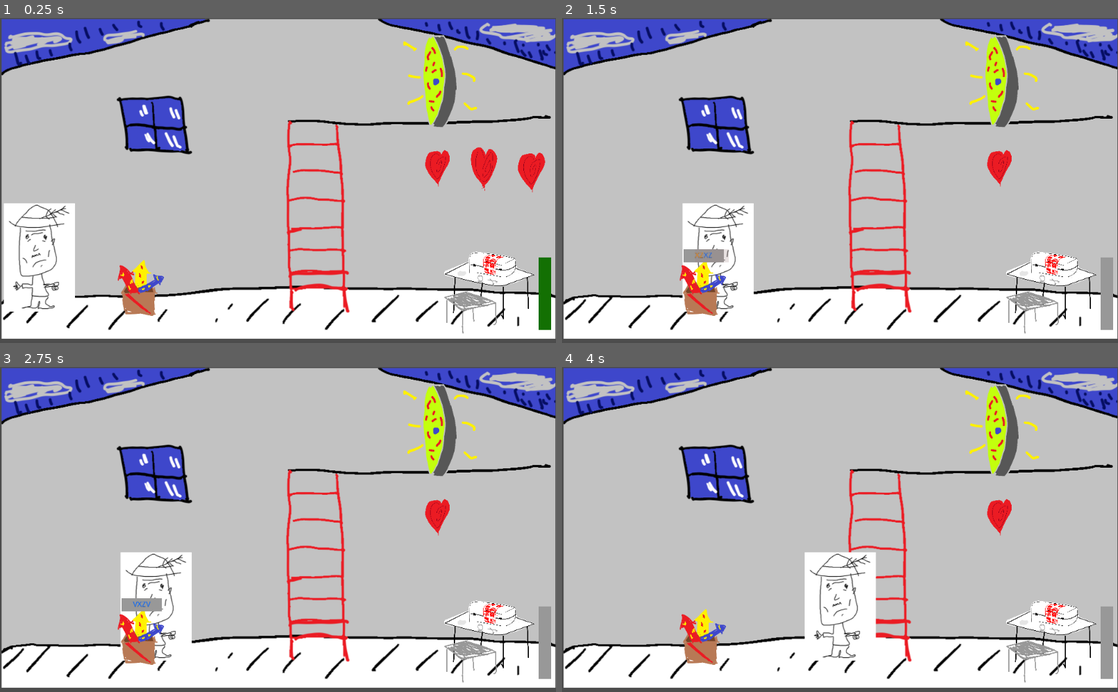
Above: before the commit, frames 1-4 (two rows, left to right).
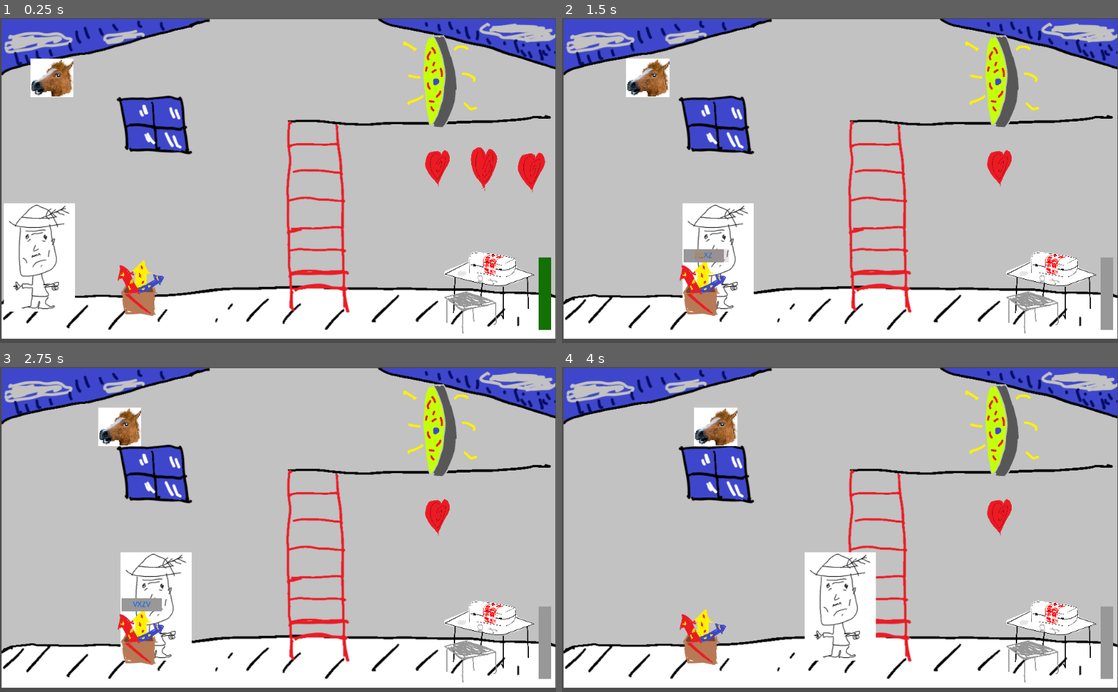
Above: after the commit, the same moments.

Repository: geojax/The-Un-Stable
Game: Godot game, scene res://Player.tscn
Same seed, same stepped clock (60 frames per second), same inputs: the game is played once before the commit and once after it.
Inputs (mouse positions are in pixels of both pictures, inside the frame that each line leads up to):
- Up to frame 1 (0.25 s): no input
- Up to frame 2 (1.5 s): hold Right (right) 0.53-1.25 s; click (739, 255) at 1.27 s; type "12" at 1.35 s
- Up to frame 3 (2.75 s): hold Down (down) from 2.03 s (still down)
- Up to frame 4 (4 s): release Down (down) at 2.78 s; hold Right (right) 2.78-3.53 s; hold Up (up) from 3.53 s (still down)

The runs differ from the first frame. In frame 1, 0.9% of the frame differs, in the area x 5-14%, y 12-25%; in frame 2, 0.9%, in the area x 11-20%, y 12-25%; in frame 3, 0.9%; in frame 4, 0.9%.

Commit message:
more horse

Diff:
--- /dev/null
+++ b/Horses.gd
@@ -0,0 +1,31 @@
+extends Node2D
+
+
+var horseTimer
+var Fireworks
+var horseTime := 5;
+var successes := 0;
+
+func _ready():
+	Fireworks = get_node("../Fireworks")
+	Fireworks.connect("success", self, "_on_Fireworks_succeed")
+	horseTimer = Timer.new()
+	horseTimer.set_wait_time(horseTime)
+	horseTimer.set_one_shot(true)
+	horseTimer.connect("timeout", self, "_no_time")
+	add_child(horseTimer)
+	horseTimer.start()
+	pass
+
+func _on_Fireworks_succeed():
+	#successes ++1
+	horseTimer.start(horseTime)
+	pass
+
+func _no_time():
+	print("fail")
+	pass
+
+func _process(delta):
+	$Sprite.position.x = ((horseTime-horseTimer.time_left)*50) + 100
+	pass
--- a/Player.tscn
+++ b/Player.tscn
@@ -13,6 +13,8 @@
 [ext_resource path="res://Art/Heart2.png" type="Texture" id=11]
 [ext_resource path="res://Art/Heart1.png" type="Texture" id=12]
 [ext_resource path="res://Lives.gd" type="Script" id=13]
+[ext_resource path="res://Horses.gd" type="Script" id=14]
+[ext_resource path="res://Art/HorseHead.png" type="Texture" id=15]
 
 [sub_resource type="SpriteFrames" id=1]
 animations = [ {
@@ -98,12 +100,20 @@
 margin_right = 1126.0
 margin_bottom = 599.0
 rect_rotation = -90.0
-custom_styles/fg = SubResource( 5 )
-custom_styles/bg = SubResource( 6 )
+custom_styles/fg = SubResource( 4 )
+custom_styles/bg = SubResource( 5 )
 percent_visible = false
 __meta__ = {
 "_edit_use_anchors_": false
 }
 
+[node name="Horses" type="Node2D" parent="."]
+script = ExtResource( 14 )
+
+[node name="Sprite" type="Sprite" parent="Horses"]
+position = Vector2( 83.7563, 100.354 )
+scale = Vector2( 0.0652535, 0.0652535 )
+texture = ExtResource( 15 )
+offset = Vector2( -260.958, 150.588 )
 [connection signal="area_entered" from="Farmer" to="Farmer" method="_on_KinematicBody2D2_area_entered"]
 [connection signal="area_exited" from="Farmer" to="Farmer" method="_on_Farmer_area_exited"]
--- a/project.godot
+++ b/project.godot
@@ -7,6 +7,11 @@
 ;   param=value ; assign values to parameters
 
 config_version=4
+
+_global_script_classes=[  ]
+_global_script_class_icons={
+
+}
 
 [application]
 
Binary file added: Art/HorseHead.png
Not shown, added: Art/HorseHead.png.import
Not shown: 3 places in Player.tscn that only renumber resources
